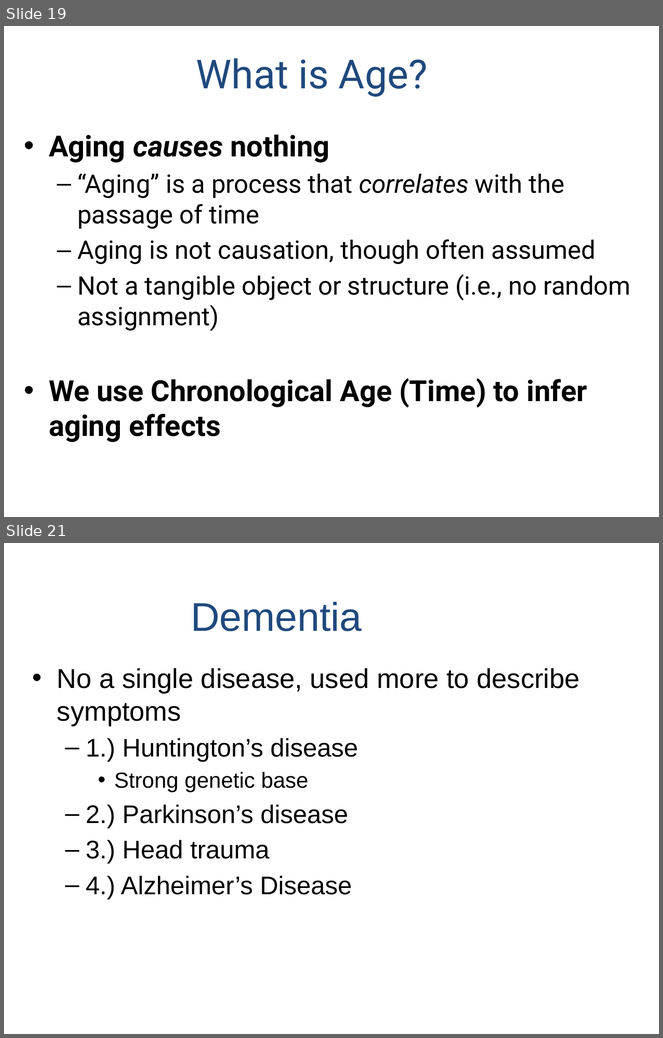
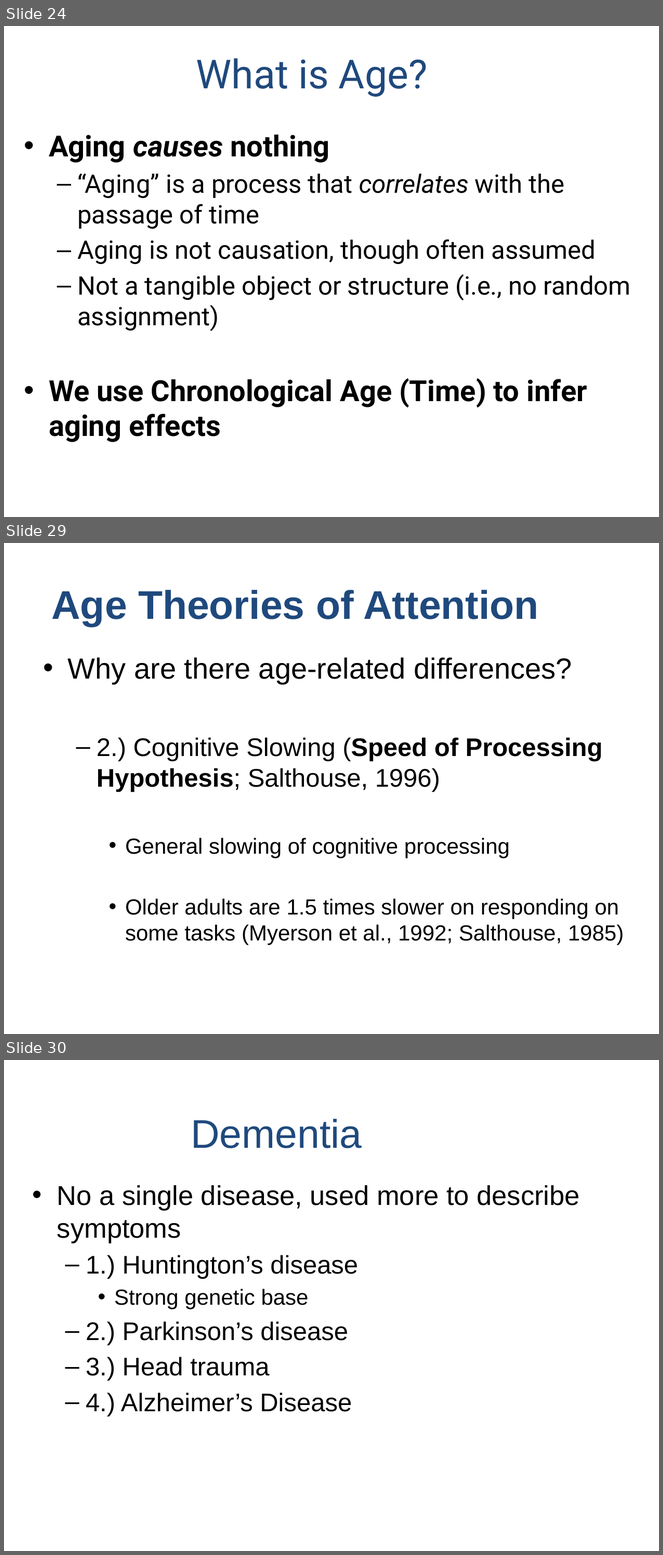
Before and after one commit to npm27/Teaching-Materials, a slide deck: Memory/Slides/Chapter 10.PPTX. Shown one above the other, each under a label of ours: slides 19 and 21 before the commit, slides 24, 29 and 30 after it; the slides between them are not shown. The pictures are 663x1038 and 663x1555 pixels, drawn with LibreOffice and Linux fonts; fonts in the diff are those of the drawing. Boxes give left, top, right and bottom in pixels: in the first picture for what was removed or moved away, otherwise in the second. Text is boxed around its words. In the diff, an @@ line names an element or a change of style, - is before the commit and + after.

```diff
--- a/Memory/Slides/Chapter 10.PPTX
+++ b/Memory/Slides/Chapter 10.PPTX
@@ slide 29 added at [4,543,659,1034], background #FFFFFF @@
@@ title added at [51,590,539,627], 44 pt, text #1F497D, bold @@
+Age Theories of Attention
@@ text added at [68,657,624,945], 24 pt, text #000000 @@
+• Why are there age-related differences?
+  – 2.) Cognitive Slowing (Speed of Processing Hypothesis; Salthouse, 1996)
+    • General slowing of cognitive processing
+    • Older adults are 1.5 times slower on responding on some tasks (Myerson et al., 1992; Salthouse, 1985)
@@ what was slide 19 is now slide 24 @@
@@ what was slide 21 is now slide 30 @@
```
Also in this commit, not shown: 3 slides changed, 10 other slides added.
